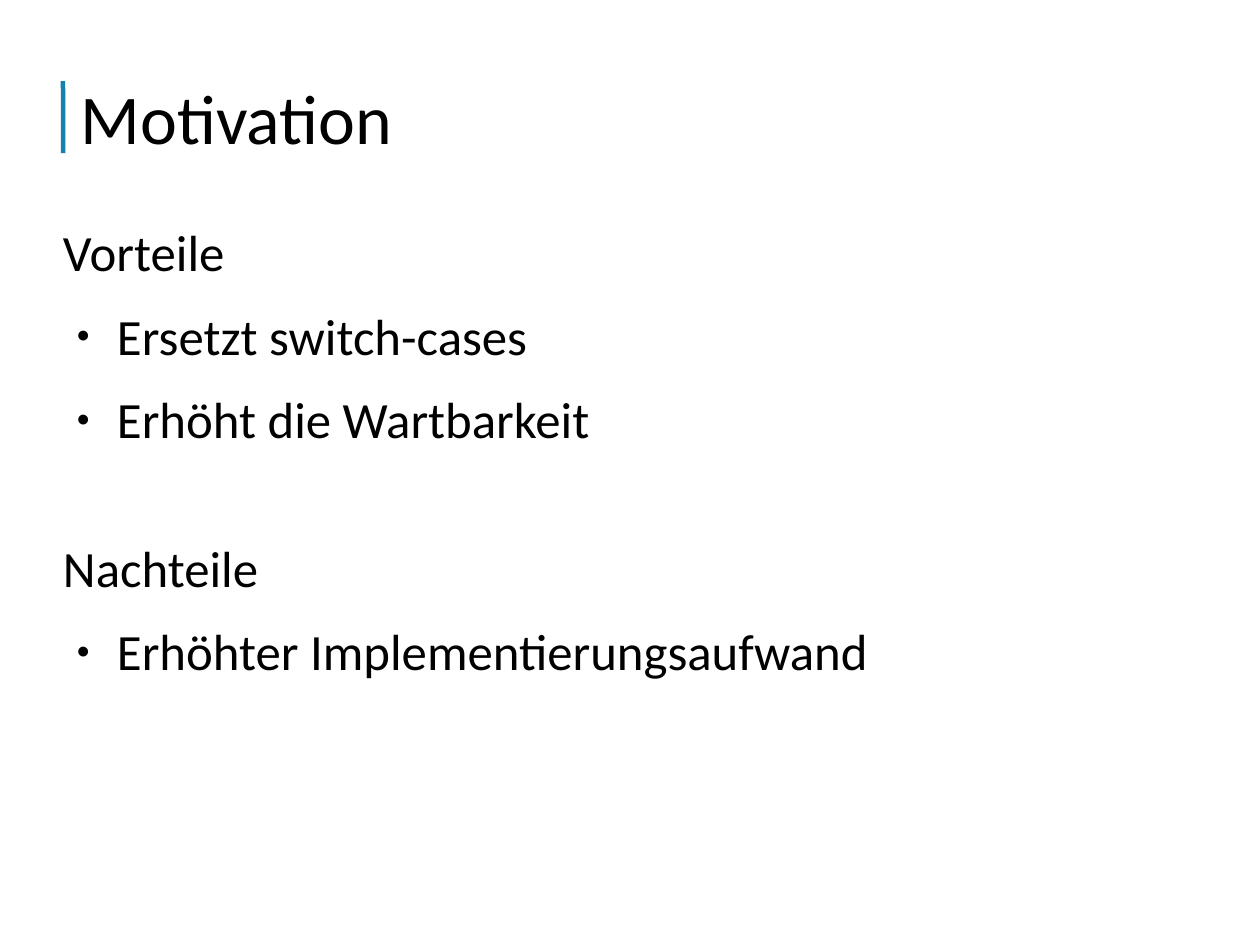
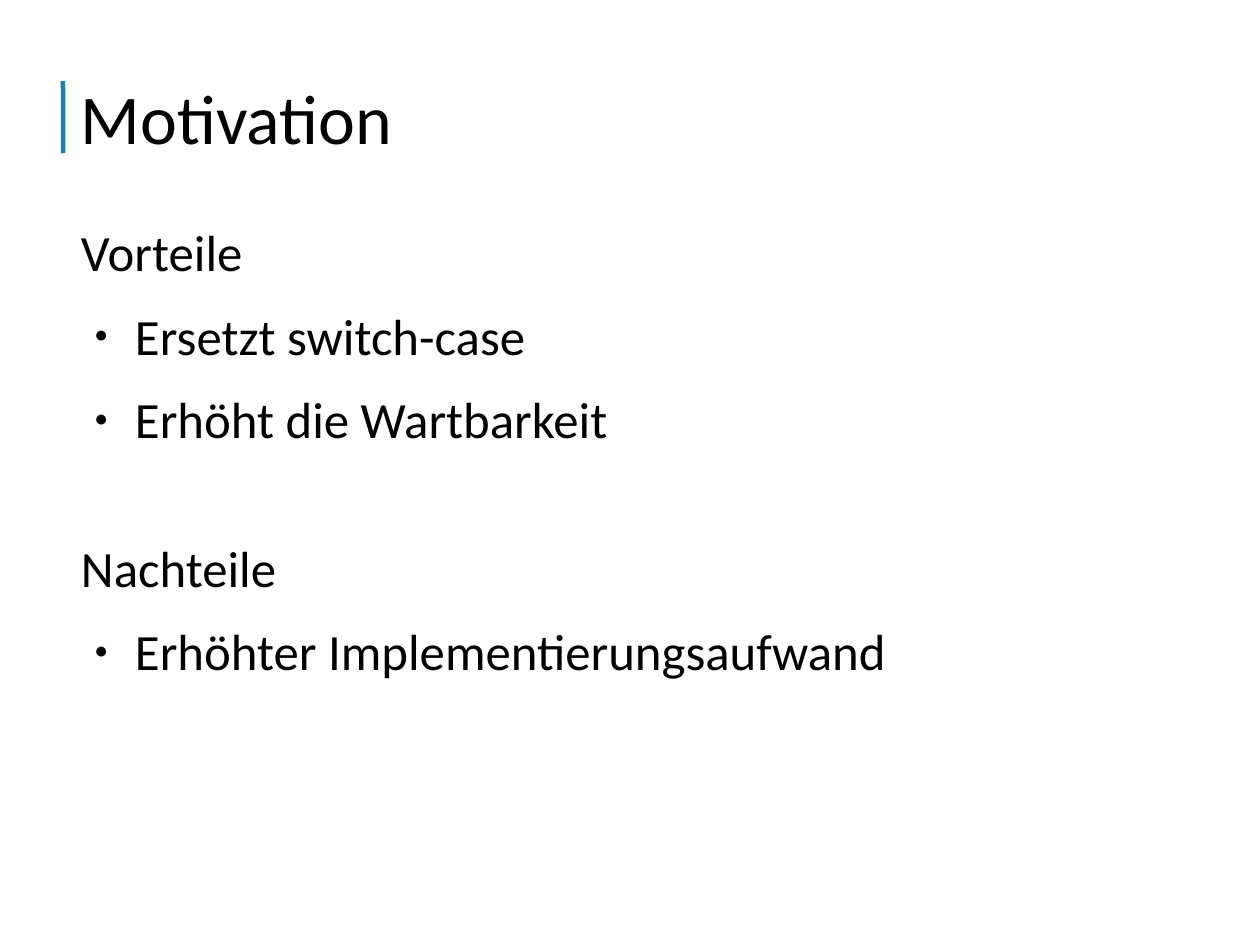
Before and after one commit to FBLudwig/StatePattern-ePortfolio, a slide deck: slide 5 of ressources/State-Pattern.odp (slide 6 before the commit). Drawn at 1260x945 pixels with LibreOffice and Linux fonts; fonts in the diff are those of the drawing. Boxes give left, top, right and bottom in pixels: in the first picture for what was removed or moved away, otherwise in the second. Text is boxed around its words. In the diff, an @@ line names an element or a change of style, - is before the commit and + after.

Commit message:
Update presentation

```diff
--- a/ressources/State-Pattern.odp
+++ b/ressources/State-Pattern.odp
@@ text "Vorteile": place and size @@
-text "Vorteile" at (63,235,590,439)
+text "Vorteile" at (81,235,608,439)
@@ text at (135,319,525,356): text changed @@
-● Ersetzt switch-cases
+● Ersetzt switch-case
@@ text "Nachteile": place and size @@
-text "Nachteile" at (63,551,867,679)
+text "Nachteile" at (81,551,885,679)
```
Also in this commit, not shown: 3 other slides changed, 3 slides removed, 3 other files.
